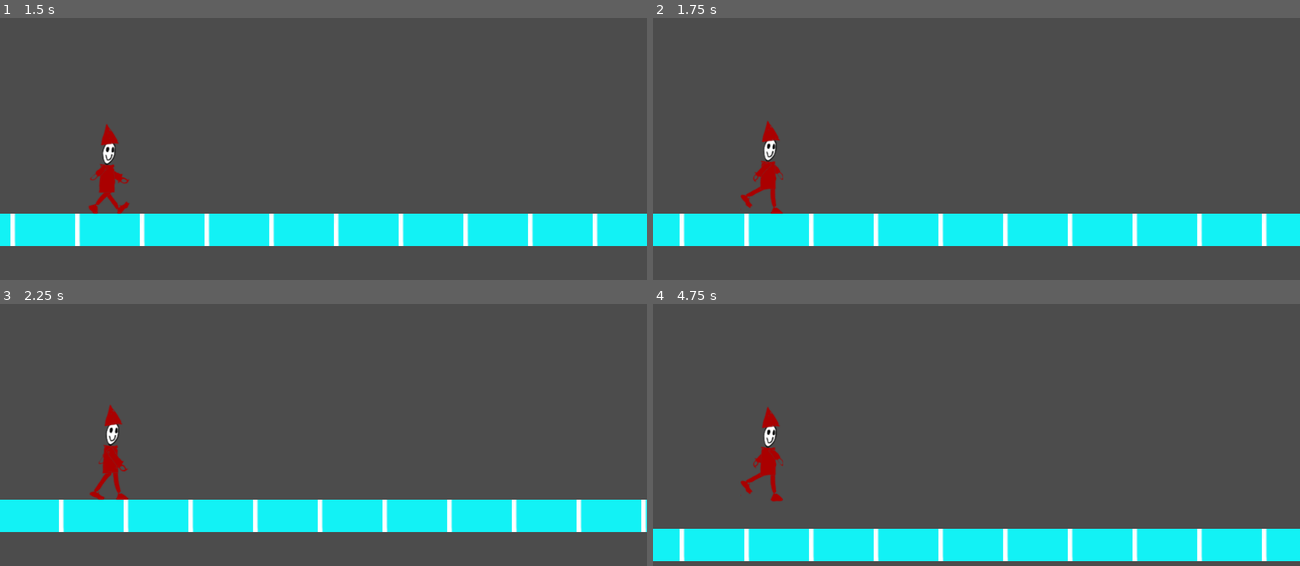
Above: before the commit, frames 1-4 (two rows, left to right).
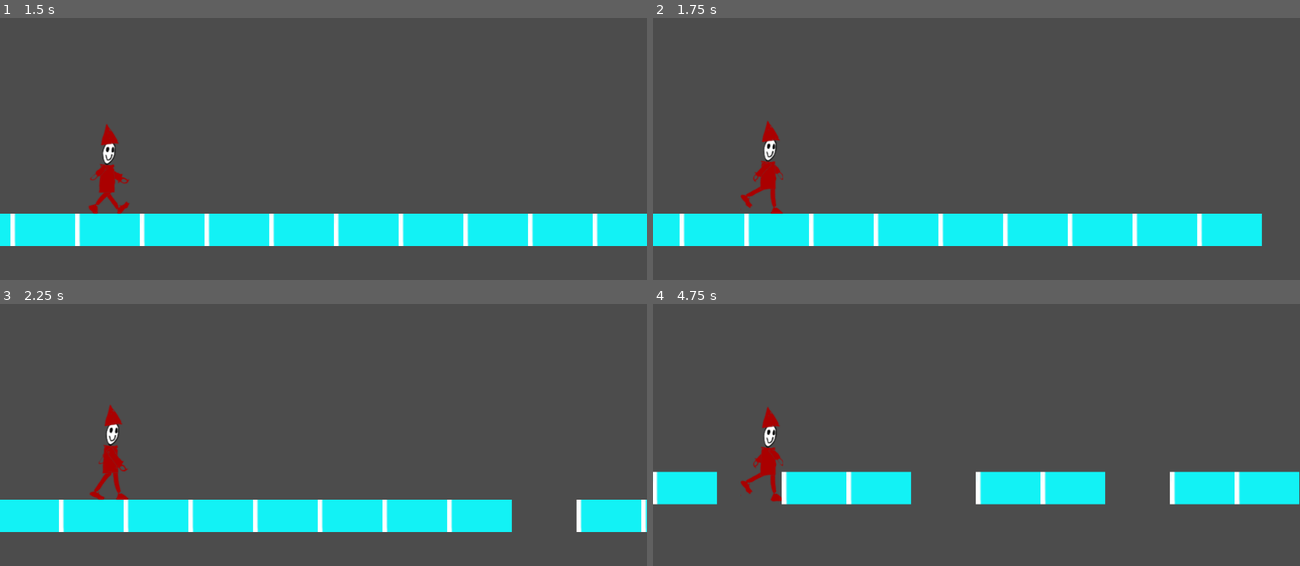
Above: after the commit, the same moments.

Repository: the-g-force/FamJam-December2020
Game: Godot game, scene res://src/SplashScreen.tscn
The game is run twice, just before and just after one commit, with the same random seed, the same clock (stepped at 60 frames per second) and the same inputs.
Inputs (mouse positions are in pixels of both pictures, inside the frame that each line leads up to):
- Up to frame 1 (1.5 s): tap Enter at 0.5 s; move the mouse to (465, 133) at 0.52 s; click (465, 133) at 0.67 s; tap Space (jump) at 0.77 s; click "PLAY" at 1.25 s
- Up to frame 2 (1.75 s): no input
- Up to frame 3 (2.25 s): move the mouse to (194, 458) at 2.02 s; click (194, 458) at 2.17 s
- Up to frame 4 (4.75 s): tap Space (jump) at 2.27, 3.77, 4.52 s; move the mouse to (1041, 353) at 2.77 s; click (1041, 353) at 2.92 s; move the mouse to (944, 516) at 3.52 s; click (944, 516) at 3.67 s; move the mouse to (1170, 495) at 4.27 s; click (1170, 495) at 4.42 s

Frame 1 is identical in both runs. In frame 2, 0.7% of the frame differs, in the area x 94-100%, y 74-88%; in frame 3, 1.2%; in frame 4, 21%, in the area x 0-100%, y 63-99%.

Commit message:
Fix tile generation
This uses a system of triggers that, when hit, generate the next tile in sequence

Diff:
--- a/project/src/TestLevel.gd
+++ b/project/src/TestLevel.gd
@@ -1,22 +1,43 @@
 extends Node2D
 
+const INITIAL_TILES := 8
+const Tile : PackedScene = preload("res://src/Tile.tscn")
+const TileGenerationTrigger : PackedScene = preload("res://src/TileGenerationTrigger.tscn")
 
-const TILE : PackedScene = preload("res://src/Tile.tscn")
+var _tile_index := 0
 
 onready var _tiles := $Tiles
 
 func _ready():
 	for x in range(0,1100,100):
+		_run_tile_generator(x)
+
+
+func _run_tile_generator(x:float)->void:
+	# The initial run of tiles is always there
+	if _tile_index <= INITIAL_TILES:
 		_create_tile_at(x)
+
+	# Then potentially make a tile, based on the generation algorithm
+	elif (_tile_index - INITIAL_TILES)%3>0:
+		_create_tile_at(x)
+
+	# Whether we made a tile or not, drop a trigger than will make a new tile when necessary
+	var trigger := TileGenerationTrigger.instance()
+	trigger.position.x = x
+	var _ignored := trigger.connect("body_entered", self, "_on_TileGenerationTrigger_entered", [trigger], CONNECT_ONESHOT)
+	_tiles.add_child(trigger)
+
+	_tile_index += 1
 
 
 # warning-ignore:return_value_discarded
 func _create_tile_at(x:float)->void:
-	var new_tile := TILE.instance()
+	var new_tile := Tile.instance()
 	new_tile.position.x = x
 	_tiles.add_child(new_tile)
-	new_tile.connect("tile_entered", self, "_on_Tile_entered", [new_tile], CONNECT_ONESHOT)
 
 
-func _on_Tile_entered(tile:Node2D):
-	call_deferred("_create_tile_at", tile.position.x + 900)
+func _on_TileGenerationTrigger_entered(_body, trigger:Node2D):
+	call_deferred("_run_tile_generator", trigger.position.x + 900)
+	trigger.queue_free()
--- a/project/src/Tile.gd
+++ b/project/src/Tile.gd
@@ -1,15 +1,5 @@
 extends StaticBody2D
 
-signal tile_entered
-
-func _process(_delta):
-	if position.x + $CollisionShape2D.shape.extents.x*2 < 0:
-		queue_free()
-
-
-func width()->float:
-	return 100.0
-
-
-func _on_TileEnterArea_body_entered(_body):
-	emit_signal("tile_entered")
+# Remove the tile when it is offscreen
+func _on_VisibilityNotifier2D_screen_exited():
+	queue_free()
--- a/project/src/Tile.tscn
+++ b/project/src/Tile.tscn
@@ -1,13 +1,10 @@
-[gd_scene load_steps=5 format=2]
+[gd_scene load_steps=4 format=2]
 
 [ext_resource path="res://src/Tile.gd" type="Script" id=1]
 [ext_resource path="res://assets/tile.png" type="Texture" id=2]
 
 [sub_resource type="RectangleShape2D" id=1]
 extents = Vector2( 50, 20 )
-
-[sub_resource type="RectangleShape2D" id=2]
-extents = Vector2( 20, 400 )
 
 [node name="Tile" type="StaticBody2D"]
 script = ExtResource( 1 )
@@ -26,9 +23,6 @@
 "_edit_lock_": true
 }
 
-[node name="TileEnterArea" type="Area2D" parent="."]
-
-[node name="CollisionShape2D" type="CollisionShape2D" parent="TileEnterArea"]
-position = Vector2( 20, -400 )
-shape = SubResource( 2 )
-[connection signal="body_entered" from="TileEnterArea" to="." method="_on_TileEnterArea_body_entered"]
+[node name="VisibilityNotifier2D" type="VisibilityNotifier2D" parent="."]
+rect = Rect2( 0, 0, 100, 50 )
+[connection signal="screen_exited" from="VisibilityNotifier2D" to="." method="_on_VisibilityNotifier2D_screen_exited"]
--- /dev/null
+++ b/project/src/TileGenerationTrigger.tscn
@@ -0,0 +1,10 @@
+[gd_scene load_steps=2 format=2]
+
+[sub_resource type="RectangleShape2D" id=1]
+extents = Vector2( 20, 400 )
+
+[node name="TileEnterArea" type="Area2D"]
+
+[node name="CollisionShape2D" type="CollisionShape2D" parent="."]
+position = Vector2( 20, -400 )
+shape = SubResource( 1 )
